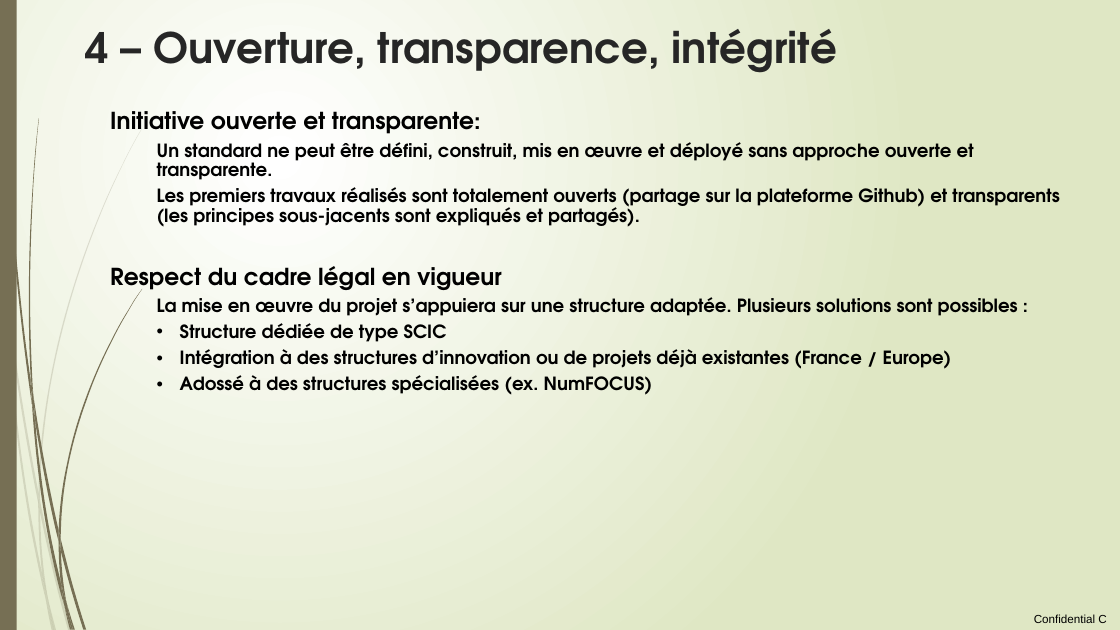
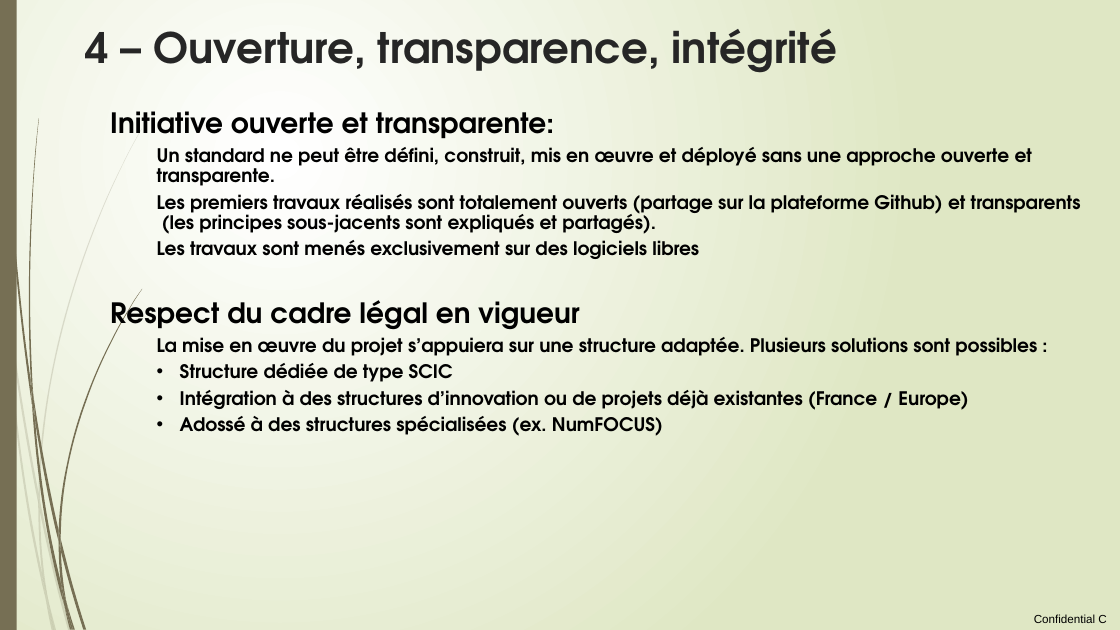
Before and after one commit to loco-philippe/Environmental-Sensing, a slide deck: slide 20 of documentation/initiative citoyenne.pptx (slide 19 before the commit). Drawn at 1120x630 pixels with LibreOffice and Linux fonts; fonts in the diff are those of the drawing. Boxes give left, top, right and bottom in pixels: in the first picture for what was removed or moved away, otherwise in the second. Text is boxed around its words. In the diff, an @@ line names an element or a change of style, - is before the commit and + after.

```diff
--- a/documentation/initiative citoyenne.pptx
+++ b/documentation/initiative citoyenne.pptx
@@ text at bbox=[110, 111, 1081, 436]: size 20 to 24 pt in "Initiative ouverte et transparente:", "Respect du cadre légal en vigueur"; size 15.6 to 16 pt in "Les premiers travaux réalisés sont totalement ouverts ...", "La mise en œuvre du projet s’appuiera ...", "Structure dédiée de type SCIC", "Intégration à des structures d’innovation ou de ..." and 1 more places @@
@@ text at bbox=[157, 147, 1032, 186]: text changed; size 15.6 to 16 pt @@
-  Un standard ne peut être défini, construit, mis en œuvre et déployé sans approche ouverte et transparente.
+  Un standard ne peut être défini, construit, mis en œuvre et déployé sans une approche ouverte et transparente.
@@ text at bbox=[157, 240, 699, 259]: paragraph added @@
+  Les travaux sont menés exclusivement sur des logiciels libres
```
Also in this commit, not shown: 18 other slides changed, 1 slide added, 1 other file.
